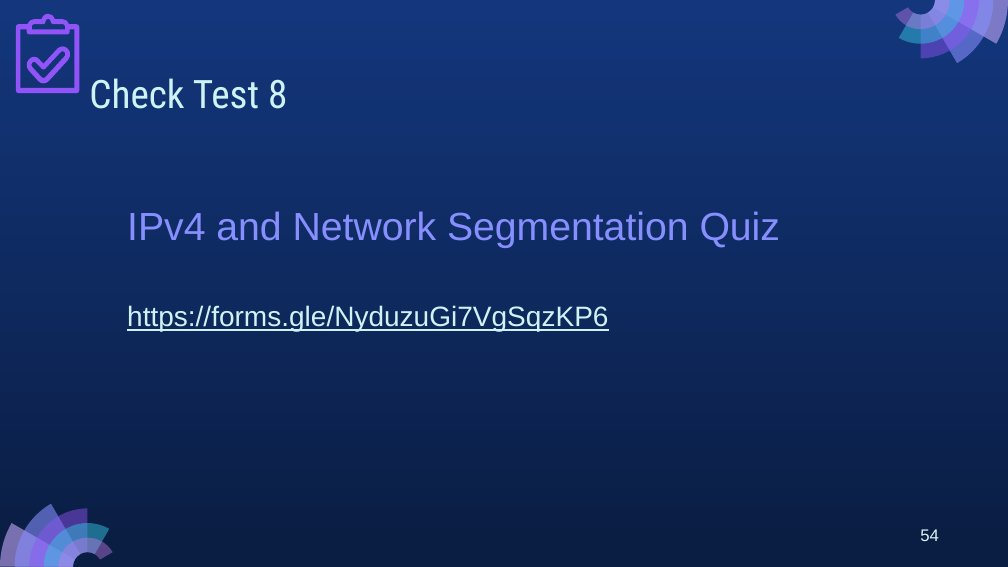
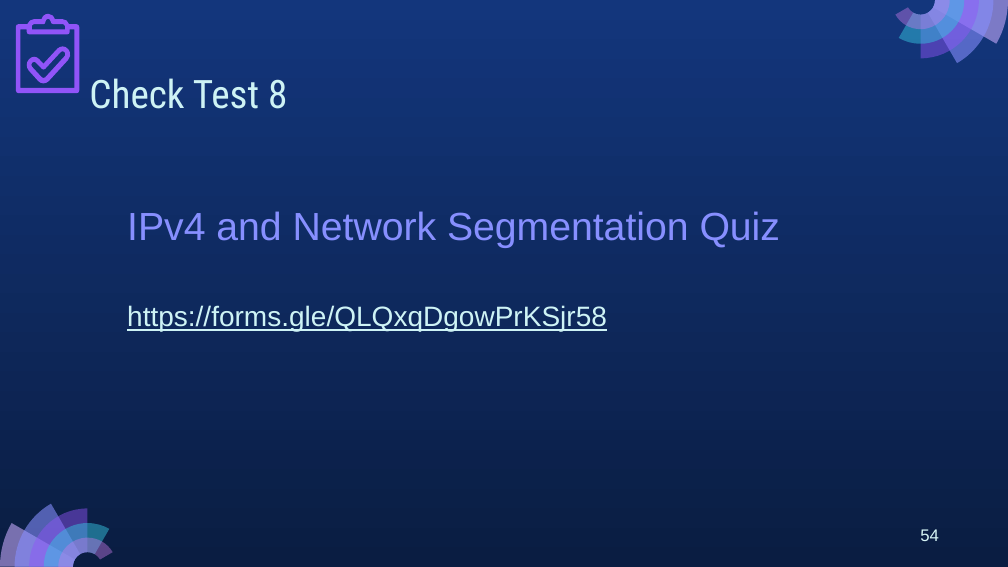
Before and after one commit to MarikoTagawa/kosen-mongolia-materials, a slide deck: slide 54 of network-basics/slides/08_NetworkBasics_2025_2P.pptx. Drawn at 1008x567 pixels with LibreOffice and Linux fonts; fonts in the diff are those of the drawing. Boxes give left, top, right and bottom in pixels: in the first picture for what was removed or moved away, otherwise in the second. Text is boxed around its words. In the diff, an @@ line names an element or a change of style, - is before the commit and + after.

```diff
--- a/network-basics/slides/08_NetworkBasics_2025_2P.pptx
+++ b/network-basics/slides/08_NetworkBasics_2025_2P.pptx
@@ text at box(127, 305, 607, 331): text changed @@
-https://forms.gle/NyduzuGi7VgSqzKP6
+https://forms.gle/QLQxqDgowPrKSjr58
```
Also in this commit, not shown: 7 other slides changed, 3 other files.
